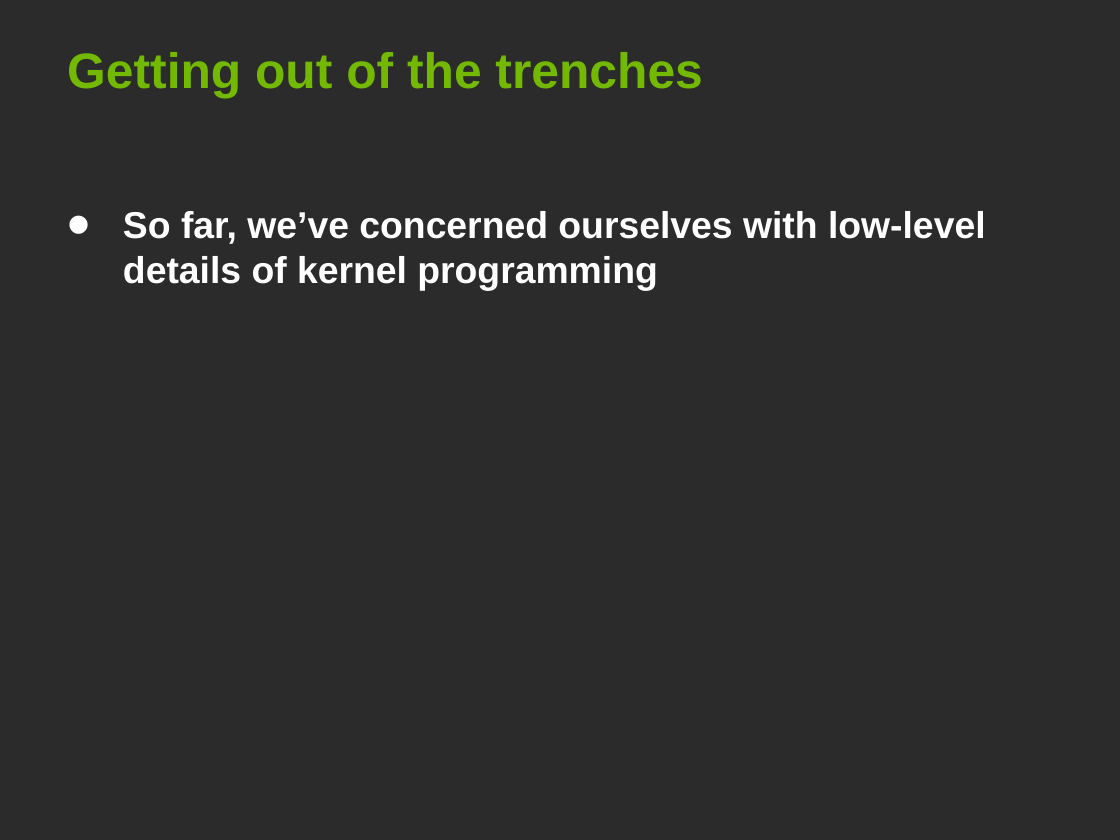
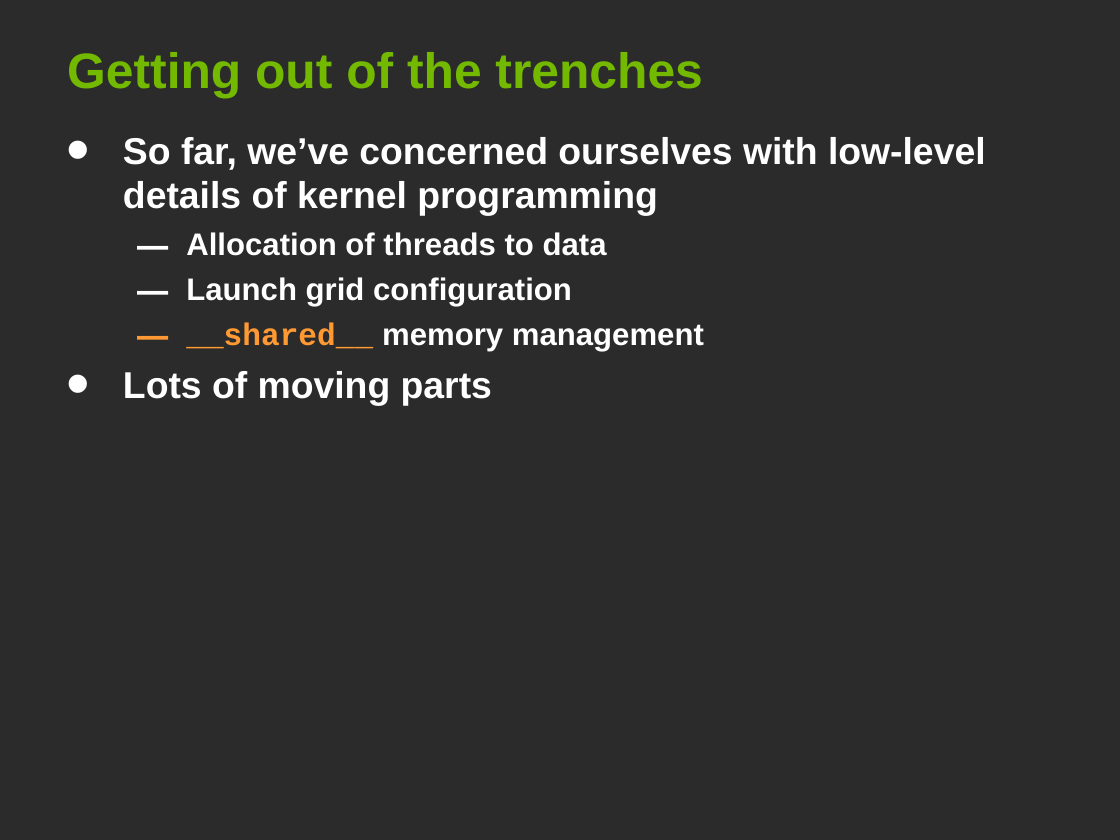
Before and after one commit to deeperlearning/stanford-cs193g-sp2010, a slide deck: slide 2 of lectures/lecture_6/parallel_patterns_1.ppt. Drawn at 1120x840 pixels with LibreOffice and Linux fonts; fonts in the diff are those of the drawing; background and template pictures are left out; a plain dark background stands for a picture behind light text. Boxes give left, top, right and bottom in pixels: in the first picture for what was removed or moved away, otherwise in the second. Text is boxed around its words. In the diff, an @@ line names an element or a change of style, - is before the commit and + after.

Commit message:
some more slides

```diff
--- a/lectures/lecture_6/parallel_patterns_1.ppt
+++ b/lectures/lecture_6/parallel_patterns_1.ppt
@@ text "So far, we’ve concerned ourselves ...": place and size @@
-text "So far, we’ve concerned ourselves ..." at bbox=[123, 211, 986, 291]
+text "So far, we’ve concerned ourselves ..." at bbox=[123, 137, 986, 406]
@@ text at bbox=[123, 232, 704, 406]: paragraphs added @@
+  – Allocation of threads to data
+  – Launch grid configuration
+  – __shared__ memory management
+• Lots of moving parts
```
Also in this commit, not shown: 8 other slides changed, 1 slide added.
